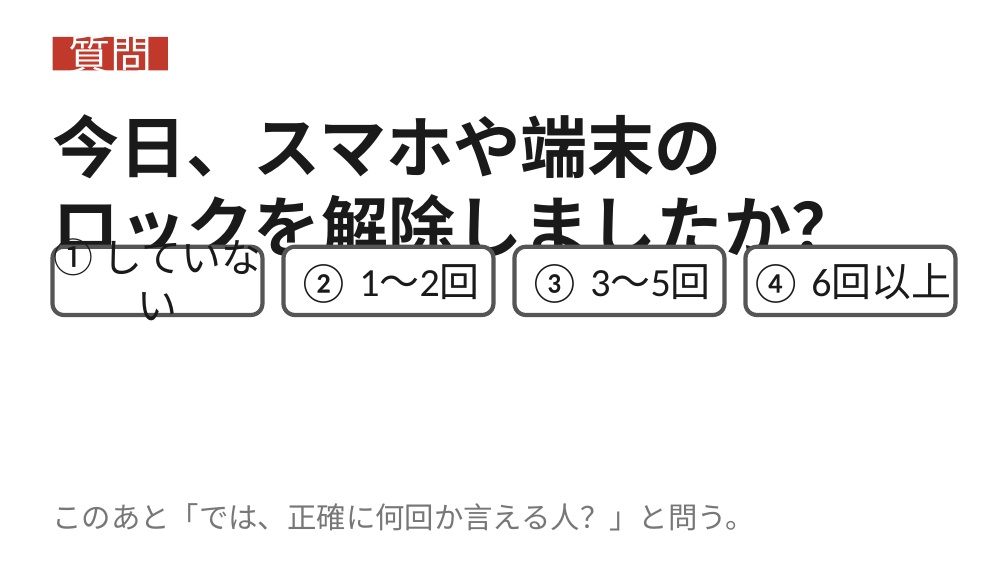
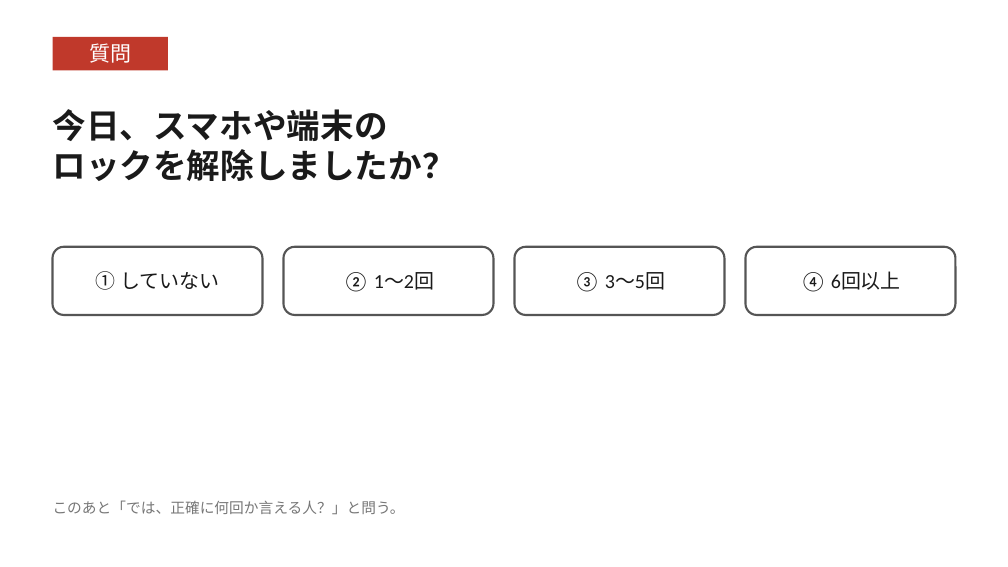
Before and after one commit to aoki-tfab/akadako-slide-test, a slide deck: slide 1 of pptxtest.pptx. Drawn at 1008x567 pixels with LibreOffice and Linux fonts; fonts in the diff are those of the drawing. Boxes give left, top, right and bottom in pixels: in the first picture for what was removed or moved away, otherwise in the second. Text is boxed around its words. In the diff, an @@ line names an element or a change of style, - is before the commit and + after.

```diff
--- a/pptxtest.pptx
+++ b/pptxtest.pptx
@@ text "質問" at [89,43,131,63]: size 40 to 20 pt @@
@@ text "今日、スマホや端末の" at [53,109,456,181]: size 64 to 32 pt @@
@@ size 38 to 19 pt in 4 elements at [96,271,219,290], [343,272,434,292], [574,272,665,292], [800,272,901,292] @@
@@ outline #555555 4 pt to #555555 2 pt in 4 elements at [52,247,262,315], [284,247,494,315], [515,247,725,315], [746,247,956,315] @@
@@ text "このあと「では、正確に何回か言える人？」と問う。" at [53,500,405,514]: size 28 to 14 pt @@
```
Also in this commit, not shown: 2 other slides changed, 1 other file.
